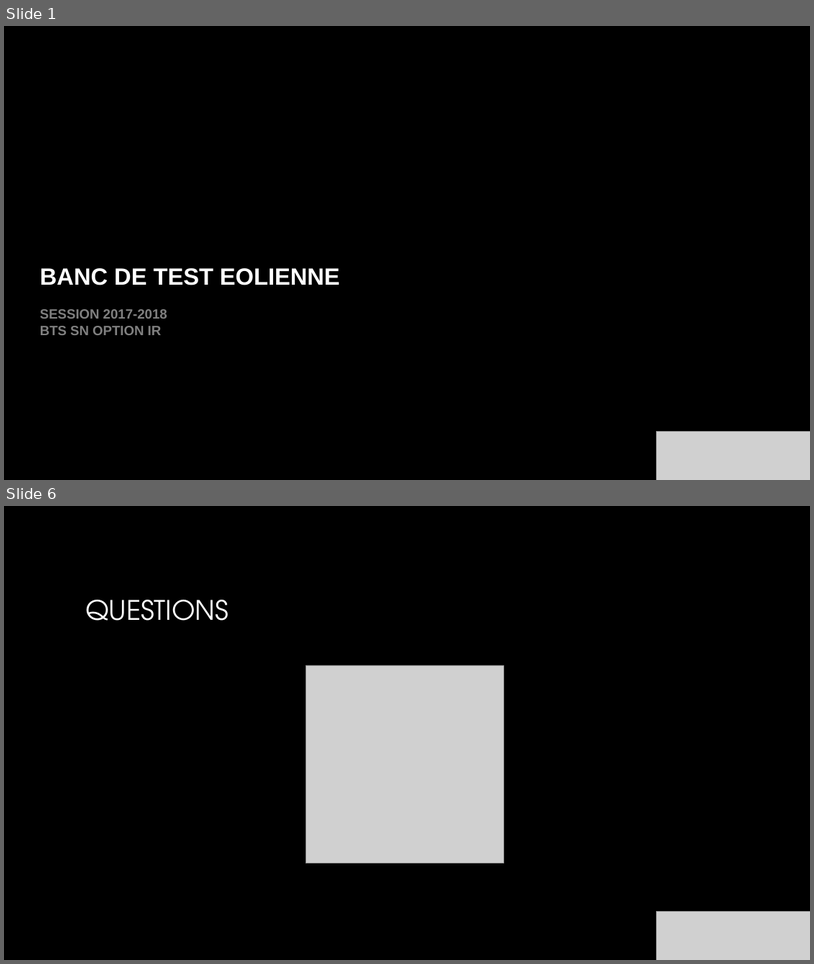
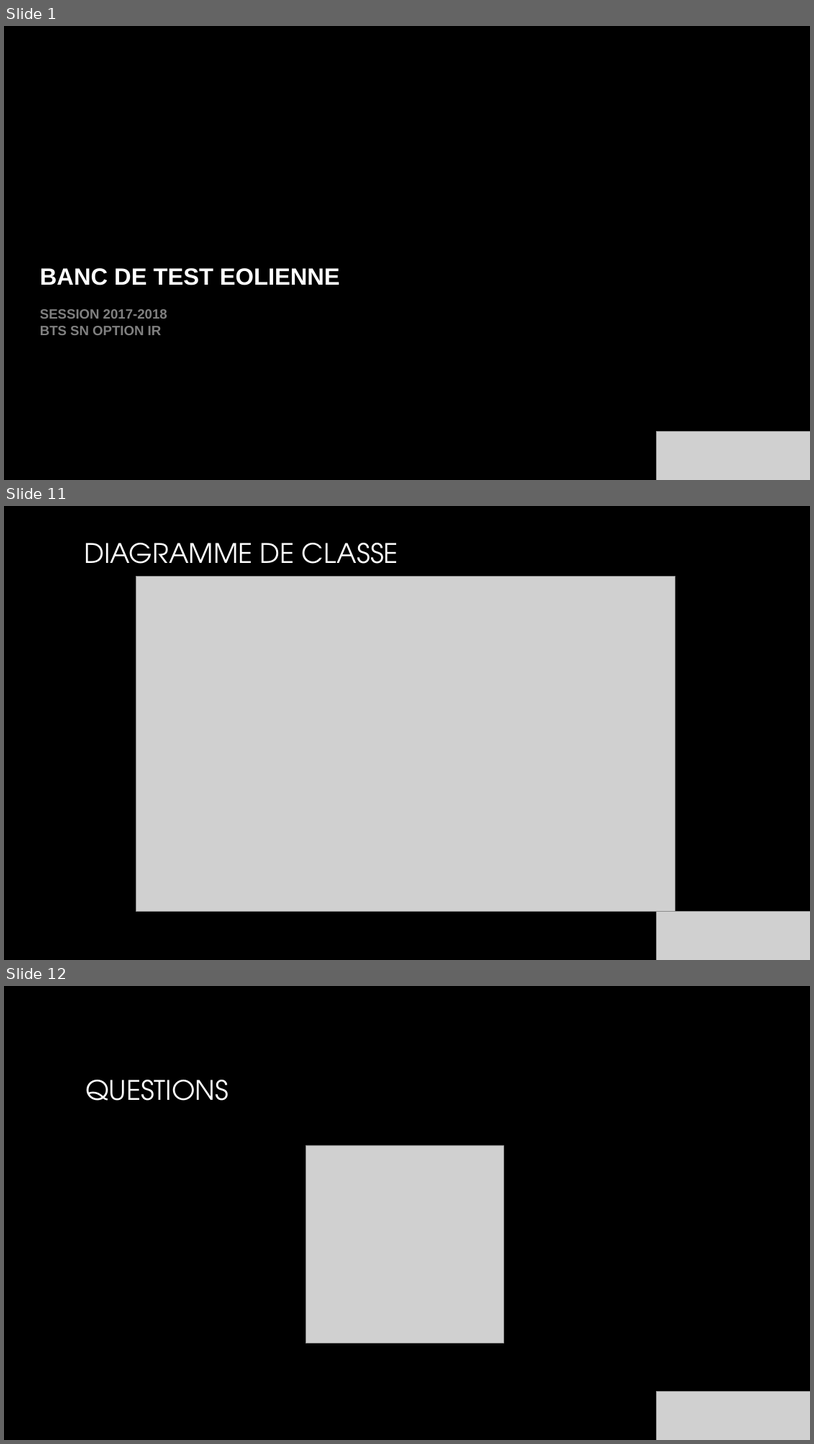
Before and after one commit to Izakun/banc_de_test_eolienne, a slide deck: 05_revue_de_projet/revues/revue_02/alan_carrer/diaporama.pptx. Shown one above the other, each under a label of ours: slides 1 and 6 before the commit, slides 1, 11 and 12 after it; the slides between them are not shown. The pictures are 814x964 and 814x1444 pixels, drawn with LibreOffice and Linux fonts; fonts in the diff are those of the drawing; grey boxes stand for pictures; background and template pictures are left out. Boxes give left, top, right and bottom in pixels: in the first picture for what was removed or moved away, otherwise in the second. Text is boxed around its words. In the diff, an @@ line names an element or a change of style, - is before the commit and + after.

```diff
--- a/05_revue_de_projet/revues/revue_02/alan_carrer/diaporama.pptx
+++ b/05_revue_de_projet/revues/revue_02/alan_carrer/diaporama.pptx
@@ slide 11 added at [4, 506, 810, 960], background picture (left out) @@
@@ title added at [85, 543, 399, 564], 32 pt, text gradient #FFFFFF to #A6A6A6 @@
+DIAGRAMME DE CLASSE
@@ picture added at [136, 576, 676, 911] @@
@@ picture added at [657, 911, 810, 960] @@
@@ what was slide 6 is now slide 12 @@
```
Also in this commit, not shown: 9 other slides added, 4 slides removed, 1 other file.
